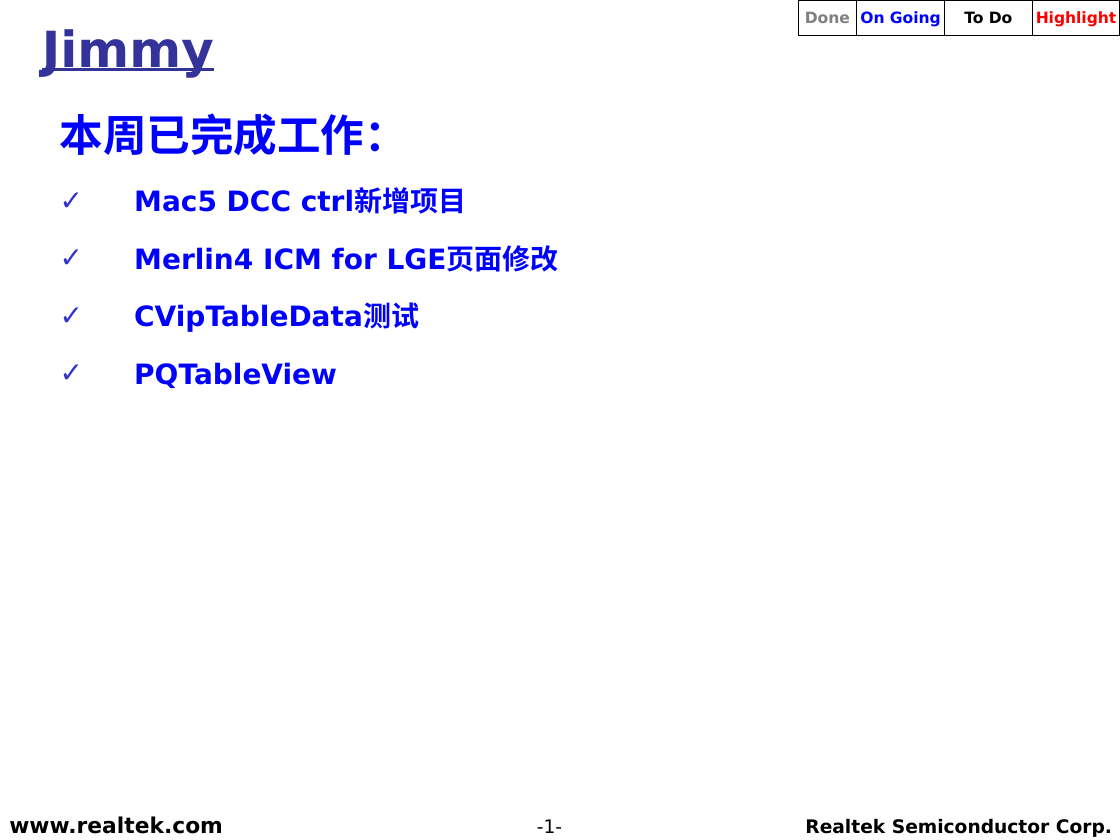
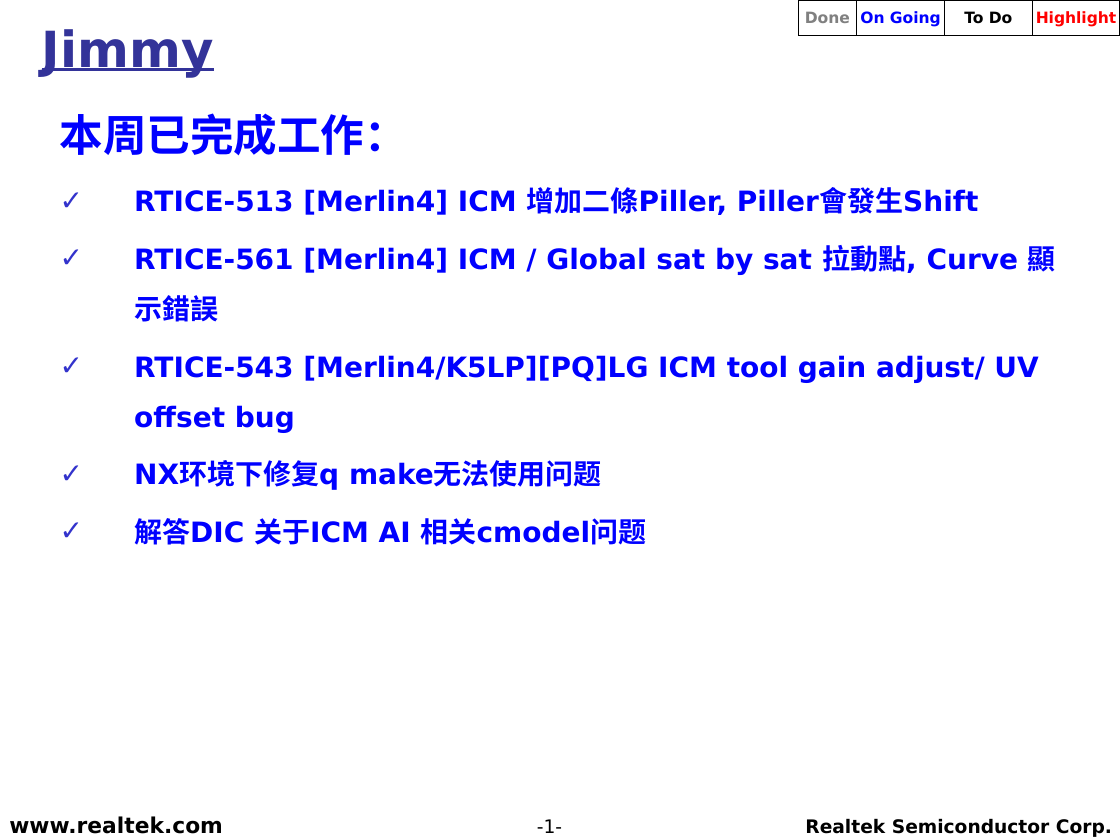
Before and after one commit to weicun581/Weekly_report, a slide deck: slide 1 of 0-周报模板.ppt. Drawn at 1120x840 pixels with LibreOffice and Linux fonts; fonts in the diff are those of the drawing; background and template pictures are left out. Boxes give left, top, right and bottom in pixels: in the first picture for what was removed or moved away, otherwise in the second. Text is boxed around its words. In the diff, an @@ line names an element or a change of style, - is before the commit and + after.

```diff
--- a/0-周报模板.ppt
+++ b/0-周报模板.ppt
@@ text at box(134, 187, 1056, 545): text changed @@
-  ✓ Mac5 DCC ctrl新增项目
-  ✓ Merlin4 ICM for LGE页面修改
-  ✓ CVipTableData测试
-  ✓ PQTableView
+  ✓ RTICE-513 [Merlin4] ICM 增加二條Piller, Piller會發生Shift
+  ✓ RTICE-561 [Merlin4] ICM / Global sat by sat 拉動點, Curve 顯示錯誤
+  ✓ RTICE-543 [Merlin4/K5LP][PQ]LG ICM tool gain adjust/ UV offset bug
+  ✓ NX环境下修复q make无法使用问题
+  ✓ 解答DIC 关于ICM AI 相关cmodel问题
```
Also in this commit, not shown: 1 other slide changed, 1 other file.
